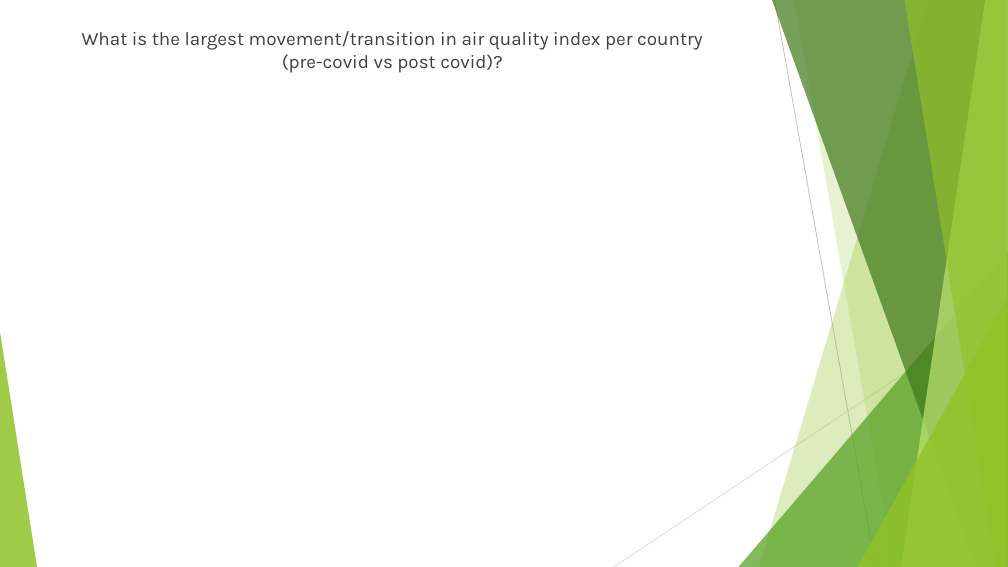
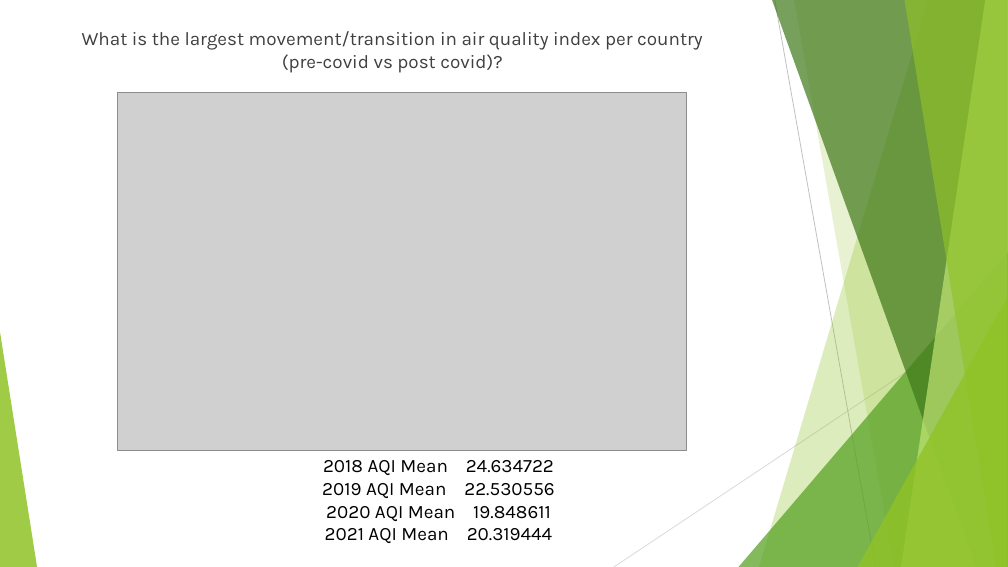
Before and after one commit to Kgyoung01/Project-10, a slide deck: slide 6 of Air Quality Index Analysis by Country.pptx (slide 5 before the commit). Drawn at 1008x567 pixels with LibreOffice and Linux fonts; fonts in the diff are those of the drawing; grey boxes stand for pictures. Boxes give left, top, right and bottom in pixels: in the first picture for what was removed or moved away, otherwise in the second. Text is boxed around its words. In the diff, an @@ line names an element or a change of style, - is before the commit and + after.

```diff
--- a/Air Quality Index Analysis by Country.pptx
+++ b/Air Quality Index Analysis by Country.pptx
@@ picture added at box(118, 93, 687, 451) @@
@@ text added at box(322, 460, 554, 543), 18 pt, text #000000 @@
+2018 AQI Mean 24.634722
+2019 AQI Mean 22.530556
+2020 AQI Mean 19.848611
+2021 AQI Mean 20.319444
```
Also in this commit, not shown: 1 other slide changed, 7 slides added.
